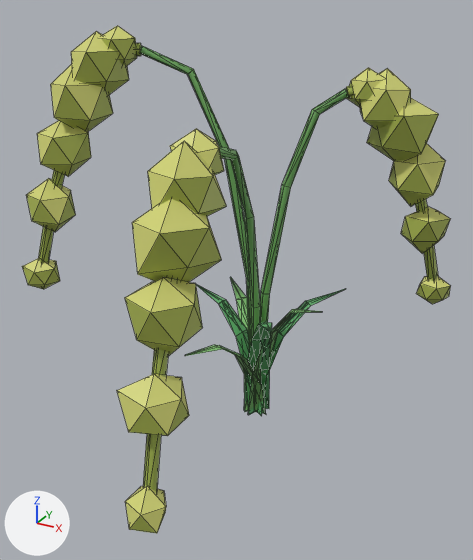
The glTF model godot/art/models/flora/foxtail_b.glb, before and after one commit.
Both versions are drawn from a camera (50 mm lens) standing at (5.82, -11.57, 9.0) and looking at (0.13, -1.22, 3.82). Lighting does not change. The marker at lower left points along +X, +Y and +Z. The first picture is the older version. Mesh edges are drawn as thin lines.

Before the edit, the objects in view are built like this:
```python
me_leaf_nl = bpy.data.meshes.new('leaf_nl')
me_leaf_nl.from_pydata(...)  # 120 vertices, 216 faces; spans x -1.82..1.67, y -2.05..1.66, z 0.0..3.17
me_leaf_nl.materials.append(mat_defaultmaterial)
me_petal_foxtail_nl = bpy.data.meshes.new('petal_foxtail_nl')
me_petal_foxtail_nl.from_pydata(...)  # 216 vertices, 360 faces; spans x -4.72..3.56, y -5.67..2.82, z 1.37..8.42
me_petal_foxtail_nl.materials.append(mat_defaultmaterial_001)
me_stem = bpy.data.meshes.new('stem')
me_stem.from_pydata(...)  # 144 vertices, 264 faces; spans x -4.51..3.33, y -5.43..2.58, z -0.01..8.12
me_stem.materials.append(mat_defaultmaterial_002)
ob_leaf_nl = bpy.data.objects.new('leaf_nl', me_leaf_nl)
ob_leaf_nl.location = (0.0, 0.0, 0.0)
ob_petal_foxtail_nl = bpy.data.objects.new('petal_foxtail_nl', me_petal_foxtail_nl)
ob_petal_foxtail_nl.location = (0.0, 0.0, 0.0)
ob_stem = bpy.data.objects.new('stem', me_stem)
ob_stem.location = (0.0, 0.0, 0.0)
```
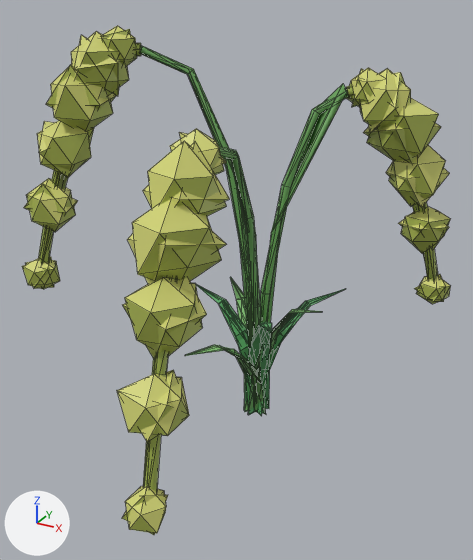
Location of each change, [x1, y1, x2, y2] in pixels of the pictures (473 x 560 px):
```json
{"object": "body__far", "change": "added", "after": [24, 29, 449, 535]}
```

Scene script edits in JSON lines:
```json
{"op": "add", "block": "me_body__far", "code": ["me_body__far = bpy.data.meshes.new('body__far')", "me_body__far.from_pydata(...)  # 252 vertices, 336 faces; spans x -4.76..3.49, y -5.65..2.81, z -0.01..8.37", "me_body__far.materials.append(mat_defaultmaterial)"]}
{"op": "add", "block": "ob_body__far", "code": ["ob_body__far = bpy.data.objects.new('body__far', me_body__far)", "ob_body__far.location = (0.0, 0.0, 0.0)"]}
```
